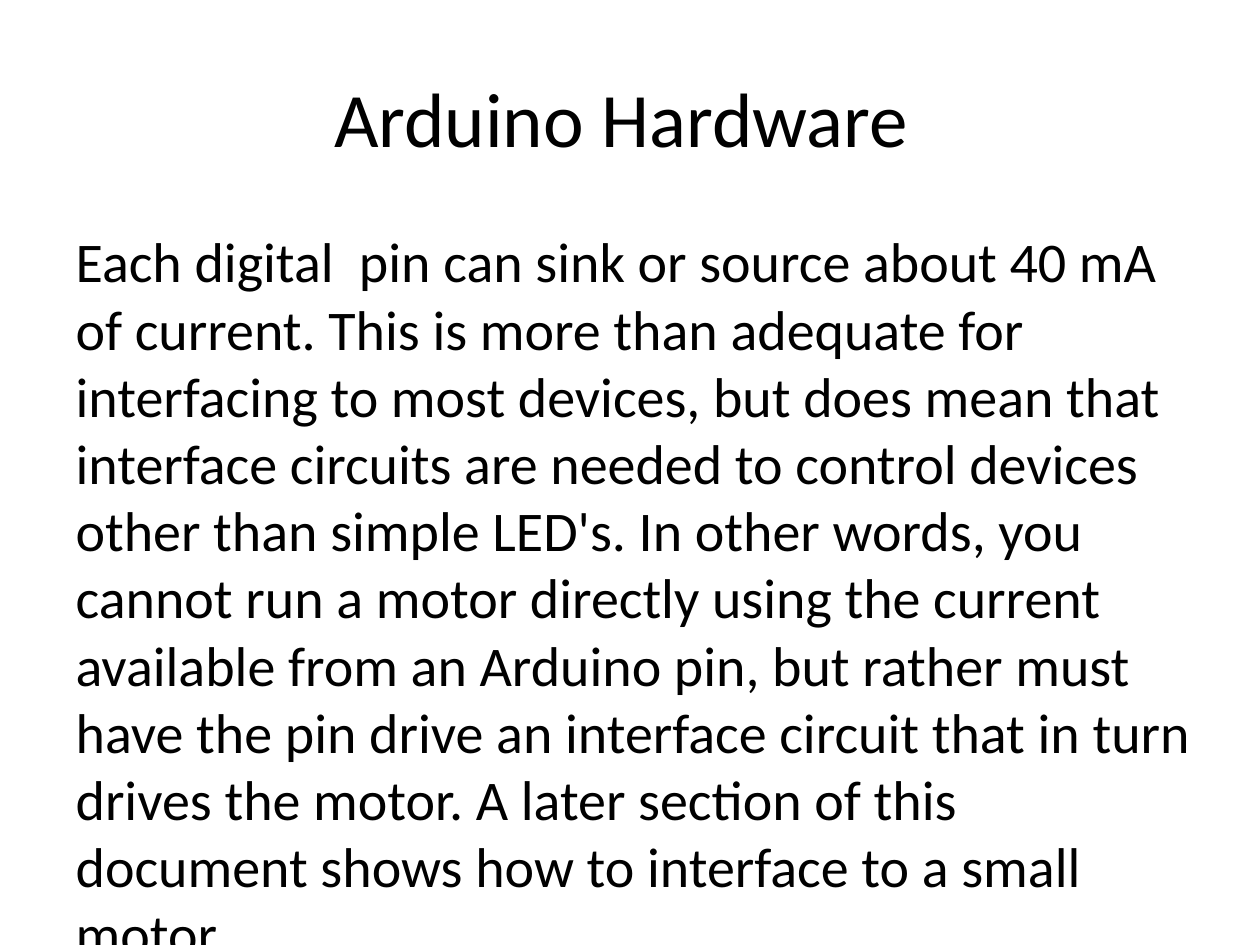
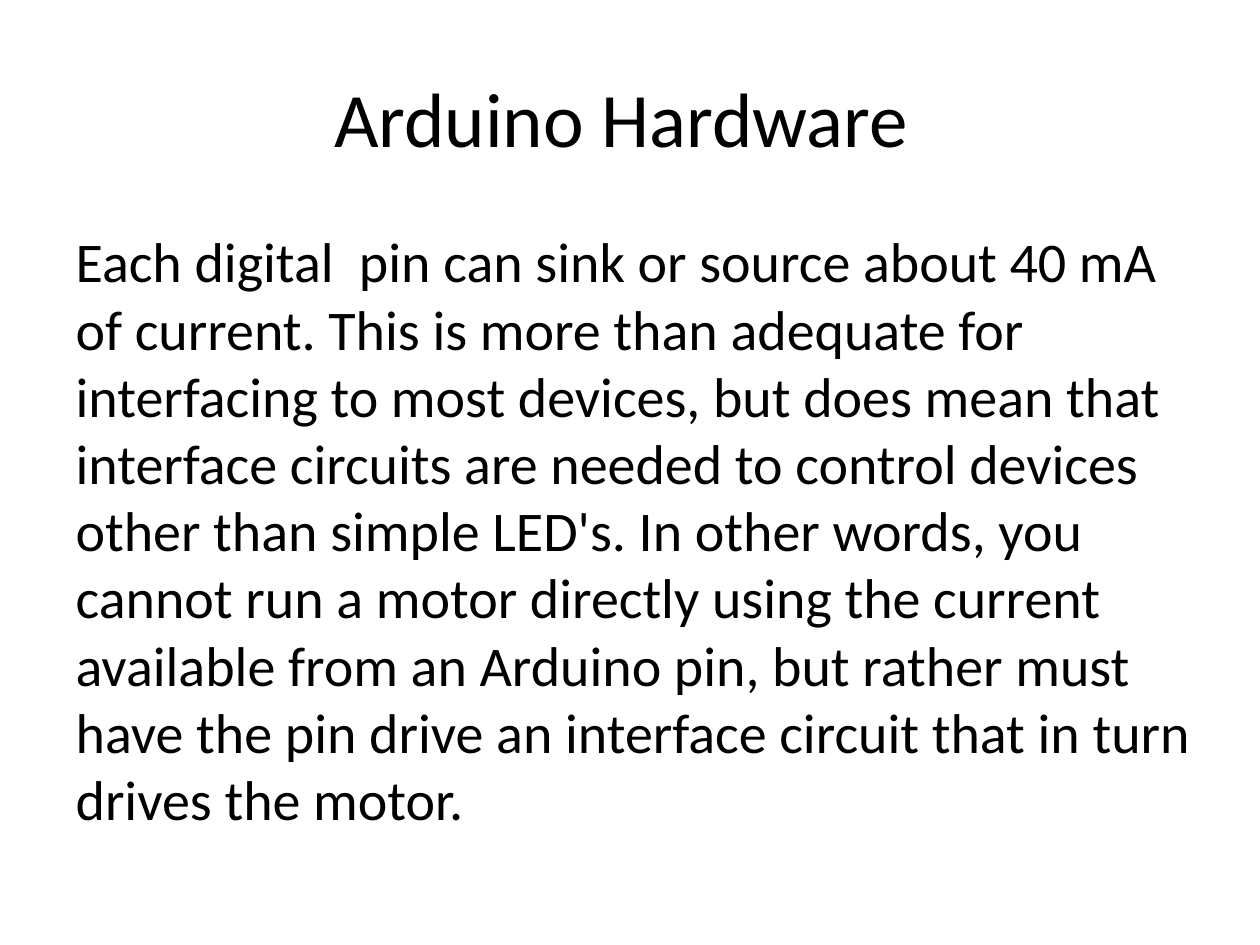
Before and after one commit to yuanpeiZ/aiclass, a slide deck: slide 45 of ppt/Arduino.pptx. Drawn at 1260x945 pixels with LibreOffice and Linux fonts; fonts in the diff are those of the drawing. Boxes give left, top, right and bottom in pixels: in the first picture for what was removed or moved away, otherwise in the second. Text is boxed around its words. In the diff, an @@ line names an element or a change of style, - is before the commit and + after.

```diff
--- a/ppt/Arduino.pptx
+++ b/ppt/Arduino.pptx
@@ text at <box>76,243,1190,821</box>: text changed @@
-Each digital pin can sink or source about 40 mA of current. This is more than adequate for interfacing to most devices, but does mean that interface circuits are needed to control devices other than simple LED's. In other words, you cannot run a motor directly using the current available from an Arduino pin, but rather must have the pin drive an interface circuit that in turn drives the motor. A later section of this document shows how to interface to a small motor.
+Each digital pin can sink or source about 40 mA of current. This is more than adequate for interfacing to most devices, but does mean that interface circuits are needed to control devices other than simple LED's. In other words, you cannot run a motor directly using the current available from an Arduino pin, but rather must have the pin drive an interface circuit that in turn drives the motor.
```
Also in this commit, not shown: 3 other slides changed.
